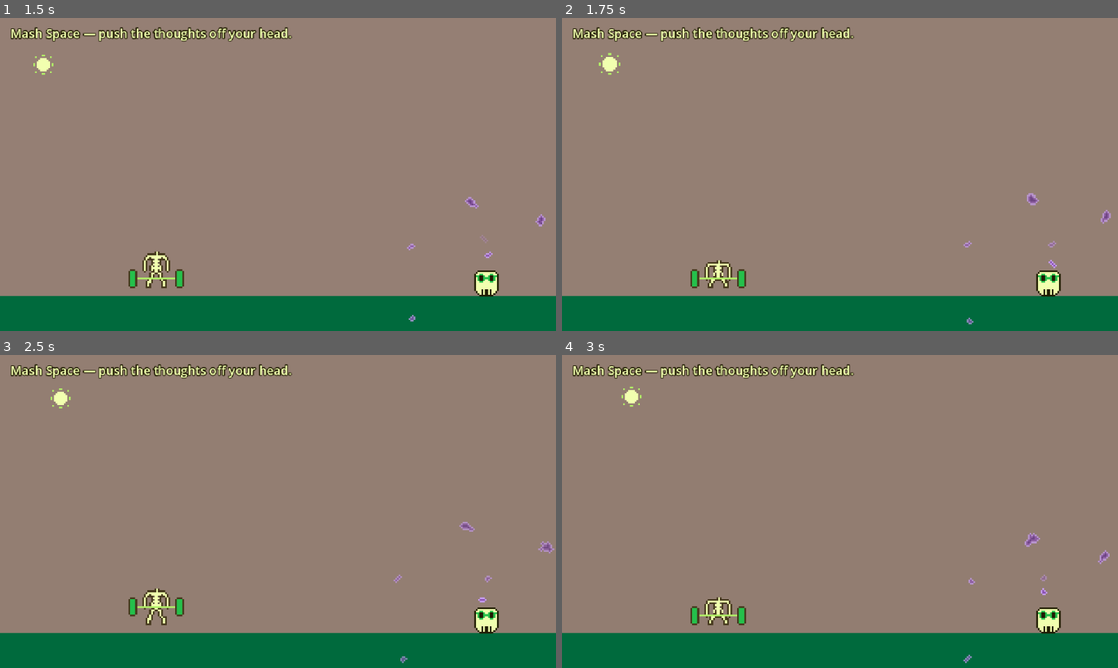
Above: before the commit, frames 1-4 (two rows, left to right).
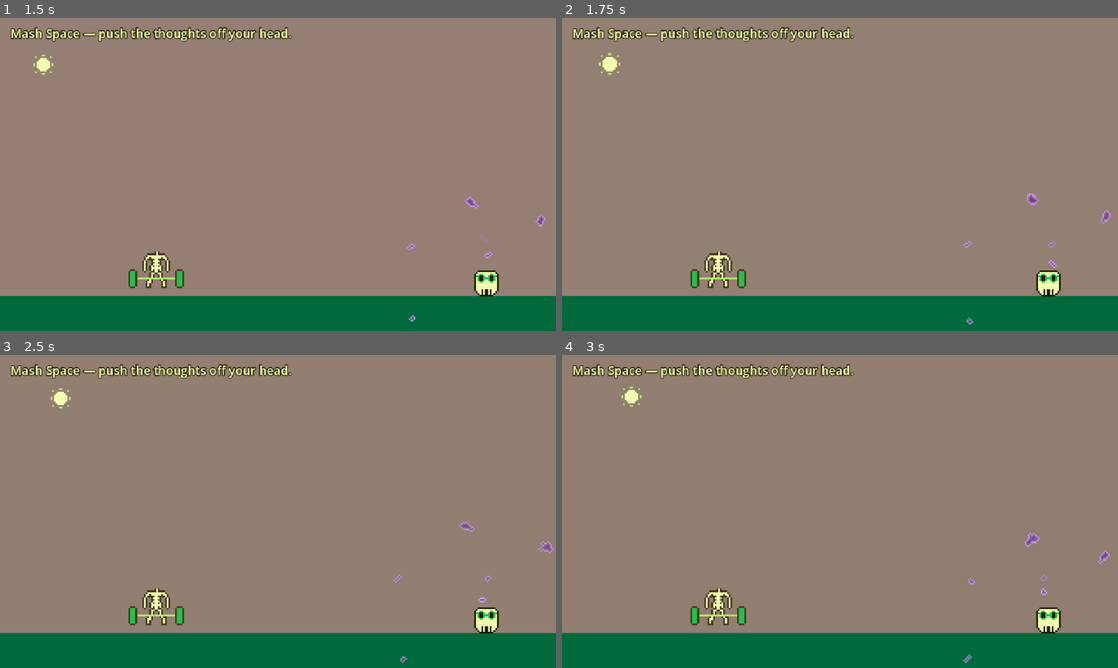
Above: after the commit, the same moments.

Repository: tucksravin/dont-lose-your-head
Game: Godot game, scene res://scenes/days/day_workout.tscn
Two runs of this game, one before a commit and one after it. Both use one fixed random seed, a clock stepped at 60 frames per second and the inputs below. This scene is started directly instead of the project's main scene.
Inputs:
- Up to frame 1 (1.5 s): tap E (interact) at 0.5, 1.35 s; hold D (move_right) from 0.53 s (still down); tap Space (jump) at 0.6, 0.77, 1.07 s
- Up to frame 2 (1.75 s): keep holding D (move_right); tap Space (jump) at 1.52, 1.55 s
- Up to frame 3 (2.5 s): tap Space (jump) at 1.82, 2.1 s; release D (move_right) at 2.03 s; hold A (move_left) from 2.03 s (still down)
- Up to frame 4 (3 s): release A (move_left) at 2.78 s; hold D (move_right) from 2.78 s (still down); tap E (interact) at 2.85 s

Frame 1 is identical in both runs. In frame 2, 0.3% of the frame differs, in the area x 25-31%, y 74-85%; in frame 3, 0.3%; in frame 4, 0.3%.

Commit message:
fixed barbell animation (#52)

Diff:
--- a/scenes/gameplay/barbell.gd
+++ b/scenes/gameplay/barbell.gd
@@ -44,6 +44,10 @@
 	body_exited.connect(_on_body_exited)
 	if visual != null:
 		visual.play(&"alone")
+		# `lifting` loops in the .tres; we treat one cycle as one mash, then
+		# sit on `with_body` until the next press. Don't flip the shared
+		# SpriteFrames loop flag — that would dirty Tucker's sheet.
+		visual.animation_looped.connect(_on_visual_looped)
 	_set_occupied(false)
 
 
@@ -60,7 +64,9 @@
 
 
 ## One lift stroke — plays `lifting` from the start so a mash reads as a pump.
-## Replaces the old ColorRect Tween. Called from the day on each `jump`.
+## The clip loops in the sheet; `_on_visual_looped` parks on `with_body`
+## after one squat→press so it does not run on its own. Called from the
+## day on each `jump` (Space / up).
 func pump() -> void:
 	if not _held or visual == null:
 		return
@@ -76,6 +82,12 @@
 		return
 	_pump_sound.stream = pump_sounds[randi() % pump_sounds.size()]
 	_pump_sound.play()
+
+
+func _on_visual_looped() -> void:
+	if not _held or visual == null or visual.animation != &"lifting":
+		return
+	visual.play(&"with_body")
 
 
 func _pick_up() -> void:
Not shown, changed: journals/smahr.md
